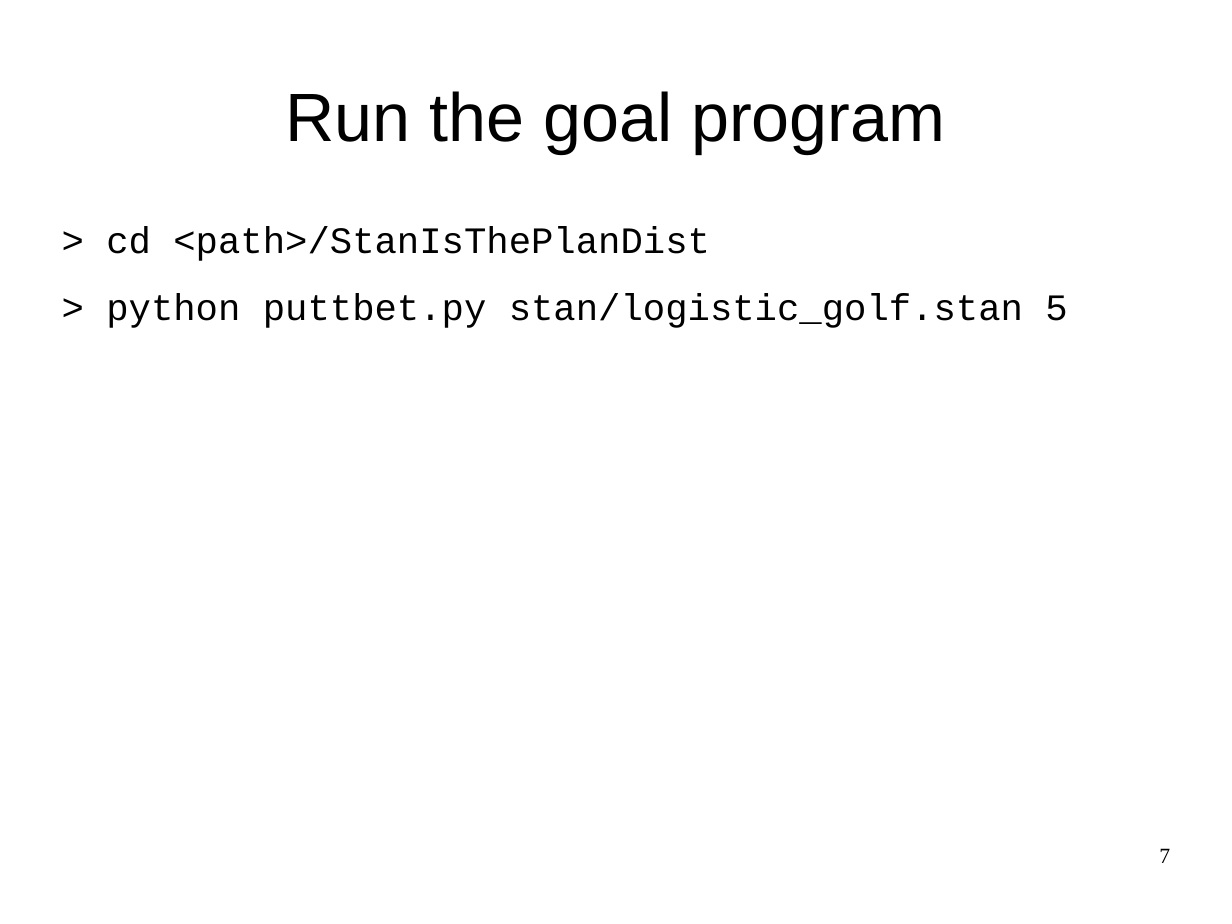
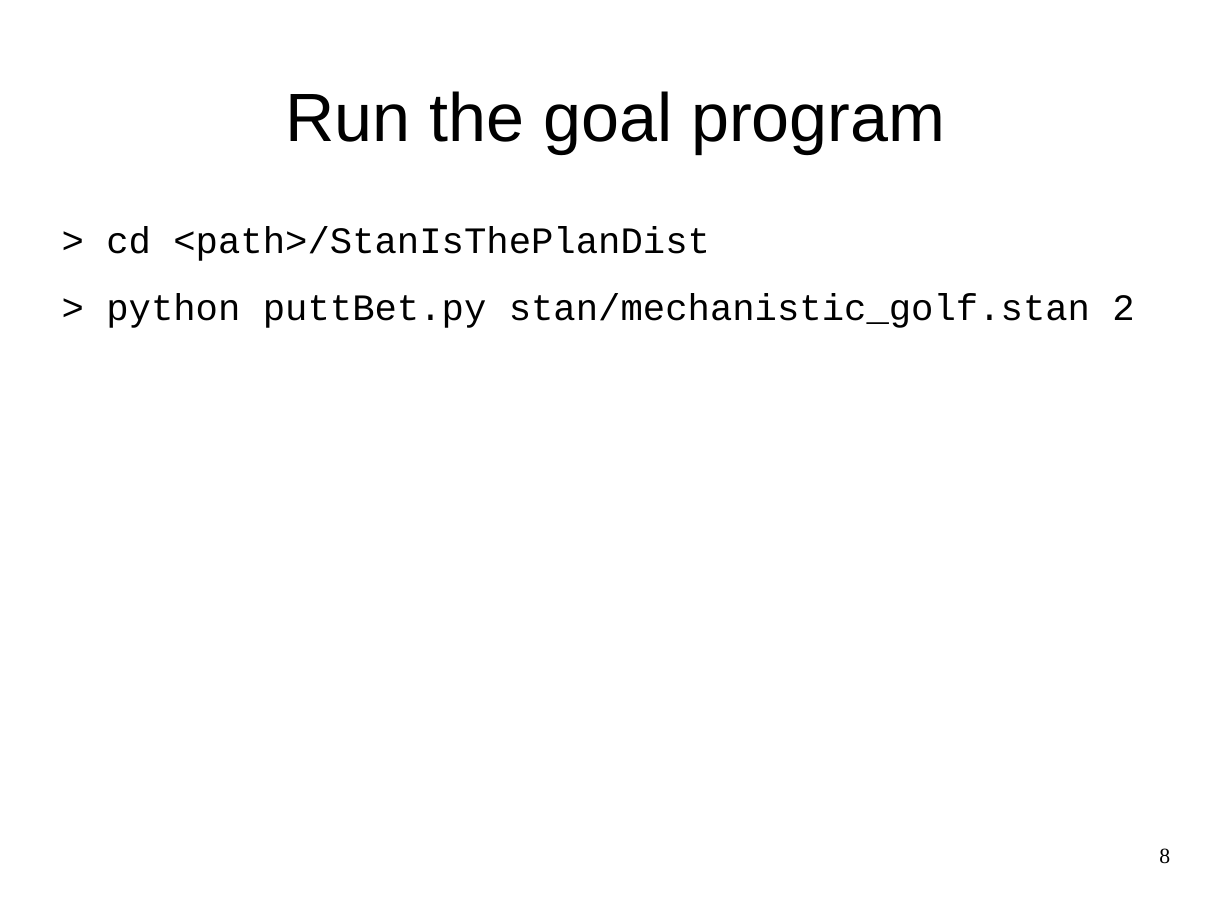
Before and after one commit to breckbaldwin/StanIsThePlanDist, a slide deck: slide 8 of slides/StanIsThePlanPyData.odp (slide 7 before the commit). Drawn at 1232x924 pixels with LibreOffice and Linux fonts; fonts in the diff are those of the drawing. Boxes give left, top, right and bottom in pixels: in the first picture for what was removed or moved away, otherwise in the second. Text is boxed around its words. In the diff, an @@ line names an element or a change of style, - is before the commit and + after.

```diff
--- a/slides/StanIsThePlanPyData.odp
+++ b/slides/StanIsThePlanPyData.odp
@@ text at box(106, 293, 1134, 328): text changed @@
-> python puttbet.py stan/logistic_golf.stan 5
+> python puttBet.py stan/mechanistic_golf.stan 2
@@ page number at box(1159, 848, 1170, 864): text changed @@
-7
+8
```
Also in this commit, not shown: 21 other slides changed, 4 slides added, 2 slides removed, 4 other files.
